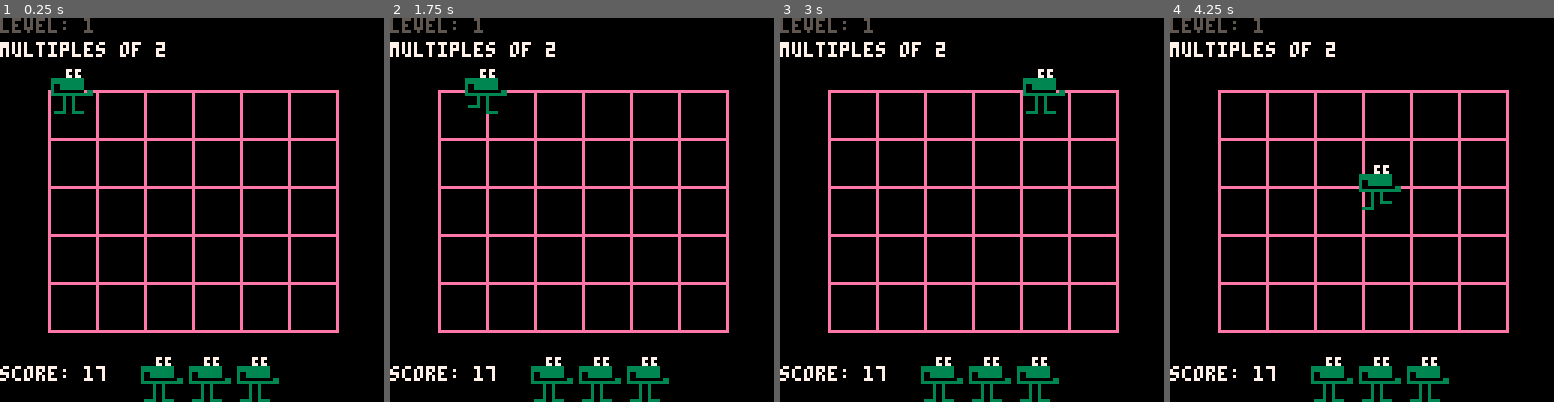
Above: before the commit, frames 1-4 (left to right).
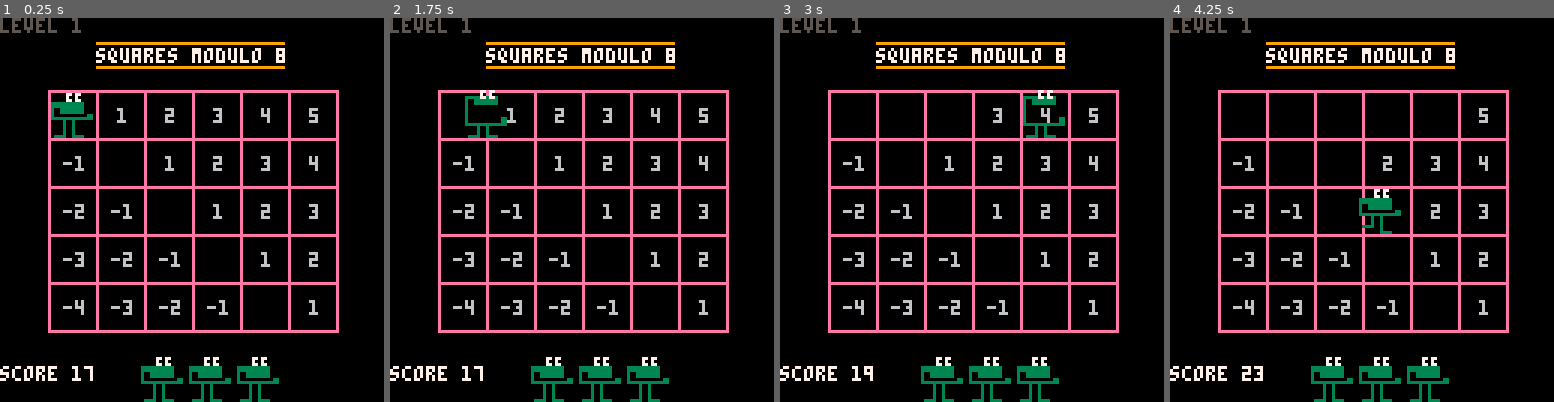
Above: after the commit, the same moments.

Repository: m4thpro/nl
Game: PICO-8 cartridge nl.p8
The game is run twice, just before and just after one commit, with the same random seed, the same clock (stepped at 60 frames per second) and the same inputs.
Inputs:
- Up to frame 1 (0.25 s): no input
- Up to frame 2 (1.75 s): tap X (X key) at 0.33, 1.07 s; tap O (Z key) at 0.7, 1.7 s; hold Right from 1.6 s (still down)
- Up to frame 3 (3 s): tap X (X key) at 1.85, 2.97 s; release Right at 2.1 s; tap O (Z key) at 2.1, 2.5, 2.9 s; hold Up 2.15-2.42 s; hold Right from 2.47 s (still down)
- Up to frame 4 (4.25 s): release Right at 3.03 s; hold Left 3.08-3.58 s; tap O (Z key) at 3.3, 3.7, 4.1 s; hold Down 3.63-3.97 s; hold Right from 4.02 s (still down); tap X (X key) at 4.08 s

The runs differ from the first frame. In frame 1, 4.8% of the frame differs, in the area x 0-83%, y 0-95%; in frame 2, 4.8%; in frame 3, 4.7%; in frame 4, 4.5%.

Commit message:
eat better

Diff:
--- a/nl.p8
+++ b/nl.p8
@@ -15,68 +15,119 @@
 score = 17
 level = 1
 lives = 3
+title = "squares modulo 8"
 
 -- position of board
 cx = 6
 cy = 5
 originx = 16
-originy = 16
+originy = 24
+board = {}
+
+function eat(number)
+   score = score + 1
+end
+
+function _init()
+   for i=1,cx do
+      board[i] = {}
+      for j=1,cy do
+	 board[i][j] = i-j
+	 if i==j then
+	    board[i][j] = false
+	 end
+      end
+   end
+end
+
+function draw_title()
+   local width = 4 * #title
+   local x = 64 - 2 * #title
+   line(x, 8, x + width - 2, 8, 9 )
+   line(x, 16, x + width - 2, 16, 9 )
+   print(title, x, 10, 7)
+end
+
+function draw_board()
+   for i=1,cx do
+      for j=1,cy do
+	 if board[i][j] != false then
+	    local text = tostr(board[i][j])
+	    local width = 4 * #text - 2
+	    print(tostr(board[i][j]),(i-1)*16 + originx + 8 - width/2,(j-1)*16 + originy + 6, 6)
+	 end
+      end
+   end
+end
 
 function draw_player()
-   -- pieces of player
-   top = 0
-   standing = 16
-   marching1 = 2
-   marching2 = 18
    local bottom
 
    if pl.dx == 0 and pl.dy == 0 then
-      bottom = standing
+      bottom = 16
    else
       if (pl.x + pl.y) % 4 == 2 then
-	 bottom = marching1
+	 bottom = 18
       end
       if (pl.x + pl.y) % 4 == 0 then
-	 bottom = marching2
+	 bottom = 2
       end
    end
 
    pal(8,0)
-   spr(top, pl.x, pl.y, 2, 1, pl.left)
-   spr(bottom, pl.x, pl.y + 8, 2, 1, pl.left)
+   if pl.mouth_open then
+      spr(4, pl.x, pl.y, 2, 2, pl.left)
+   else
+      spr(0, pl.x, pl.y, 2, 1, pl.left)
+      spr(bottom, pl.x, pl.y + 8, 2, 1, pl.left)  end
 end
 
 function _update()
- if (btn(0)) then pl.dx=-1 end
- if (btn(1)) then pl.dx= 1 end
- if (btn(2)) then pl.dy=-1 end
- if (btn(3)) then pl.dy= 1 end
+   if (btn(0)) then pl.dx=-1 end
+   if (btn(1)) then pl.dx= 1 end
+   if (btn(2)) then pl.dy=-1 end
+   if (btn(3)) then pl.dy= 1 end
 
- -- Move in the desired direction
- pl.x = pl.x + 2*pl.dx
- pl.y = pl.y + 2*pl.dy
+   -- Move in the desired direction
+   pl.x = pl.x + 2*pl.dx
+   pl.y = pl.y + 2*pl.dy
 
- -- Do not walk off the screen
- if pl.x < originx then pl.x = originx end
- if pl.y < originy then pl.y = originy end
- if pl.x > originx + 16*(cx-1) then pl.x = originx + 16*(cx-1) end
- if pl.y > originy + 16*(cy-1) then pl.y = originy + 16*(cy-1) end
+   -- Do not walk off the screen
+   if pl.x < originx then pl.x = originx end
+   if pl.y < originy then pl.y = originy end
+   if pl.x > originx + 16*(cx-1) then pl.x = originx + 16*(cx-1) end
+   if pl.y > originy + 16*(cy-1) then pl.y = originy + 16*(cy-1) end
 
- -- stay pointing in movement direction
- if pl.dx < 0 then
-    pl.left = true
- end
- if pl.dx > 0 then
-    pl.left = false
- end
+   -- stay pointing in movement direction
+   if pl.dx < 0 then
+      pl.left = true
+   end
+   if pl.dx > 0 then
+      pl.left = false
+   end
 
- -- stop when we make it to a square
- if (pl.x - originx) % 16 == 0 then
-    pl.dx = 0
- end
- if (pl.y - originy) % 16 == 0 then
-    pl.dy = 0
- end
+   -- stop when we make it to a square
+   if (pl.x - originx) % 16 == 0 then
+      pl.dx = 0
+   end
+   if (pl.y - originy) % 16 == 0 then
+      pl.dy = 0
+   end
+
+   -- handle eating
+   if (btn(4) or btn(5)) then
+      pl.mouth_open=true
+   end
+
+   local i = ceil((pl.x - originx) / 16 + 0.5)
+   local j = ceil((pl.y - originy) / 16 + 0.5)
+   if not (btn(4) or btn(5)) then
+      if pl.mouth_open and board[i][j] != false then
+	 eat(board[i][j])
+	 board[i][j] = false
+      end
+      pl.mouth_open=false
+   end
 
 end
 
@@ -86,13 +137,15 @@
    map(0,0, 0,0, 16,16)
    draw_player()
 
-   print("score: " .. tostr(score), 0, 116, 7)
-   print("level: " .. tostr(level), 0, 0, 5)
-   print("multiples of 2", 0, 8, 7)
+   print("score " .. tostr(score), 0, 116, 7)
+   print("level " .. tostr(level), 0, 0, 5)
+   draw_title()
 
    for i = 1,lives do
       spr(0, 30 + 16 * i, 128-16, 2, 2)
    end
+
+   draw_board()
 end
 
 __gfx__
